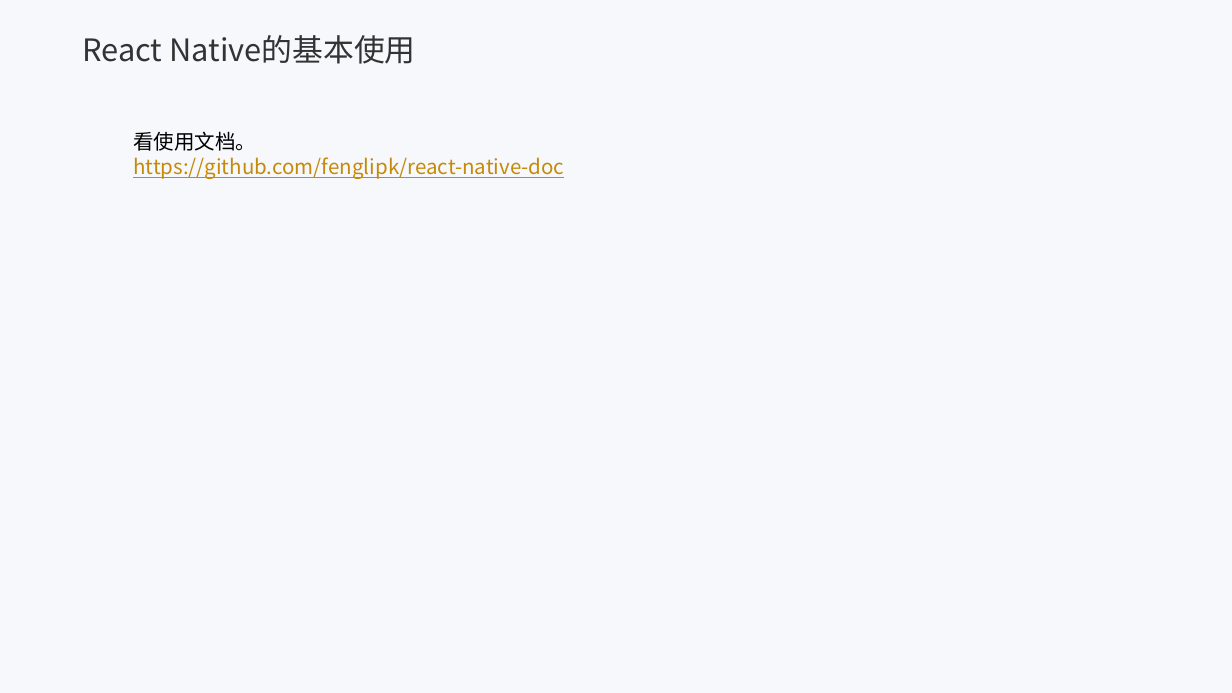
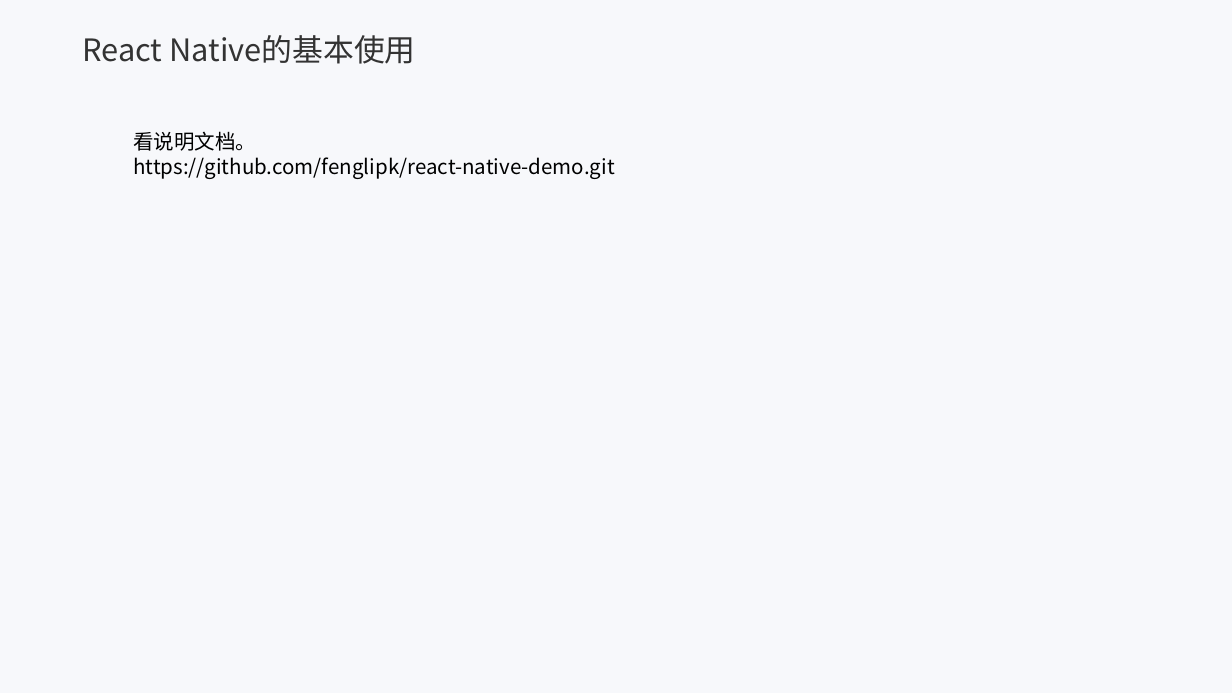
Before and after one commit to fenglipk/react-native-demo, a slide deck: slide 14 of 移动端开发分享.pptx. Drawn at 1232x693 pixels with LibreOffice and Linux fonts; fonts in the diff are those of the drawing; background and template pictures are left out. Boxes give left, top, right and bottom in pixels: in the first picture for what was removed or moved away, otherwise in the second. Text is boxed around its words. In the diff, an @@ line names an element or a change of style, - is before the commit and + after.

Commit message:
修改了说明文档

```diff
--- a/移动端开发分享.pptx
+++ b/移动端开发分享.pptx
@@ text at [133,131,614,179]: text changed; text colour #C58A09 to #000000 @@
-看使用文档。
-https://github.com/fenglipk/react-native-doc
+看说明文档。
+https://github.com/fenglipk/react-native-demo.git
```
Also in this commit, not shown: 7 other slides changed, 2 other files.
